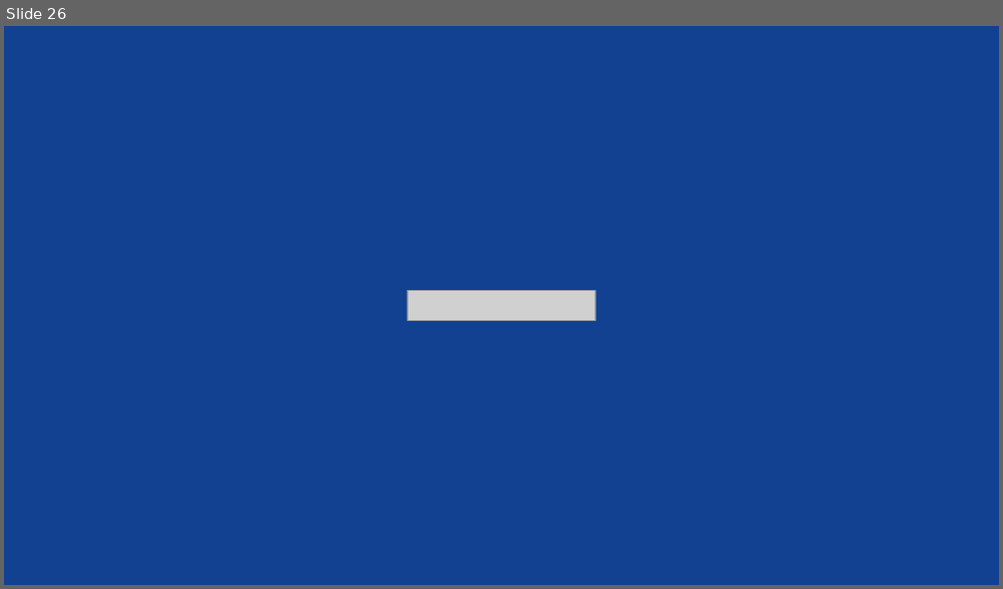
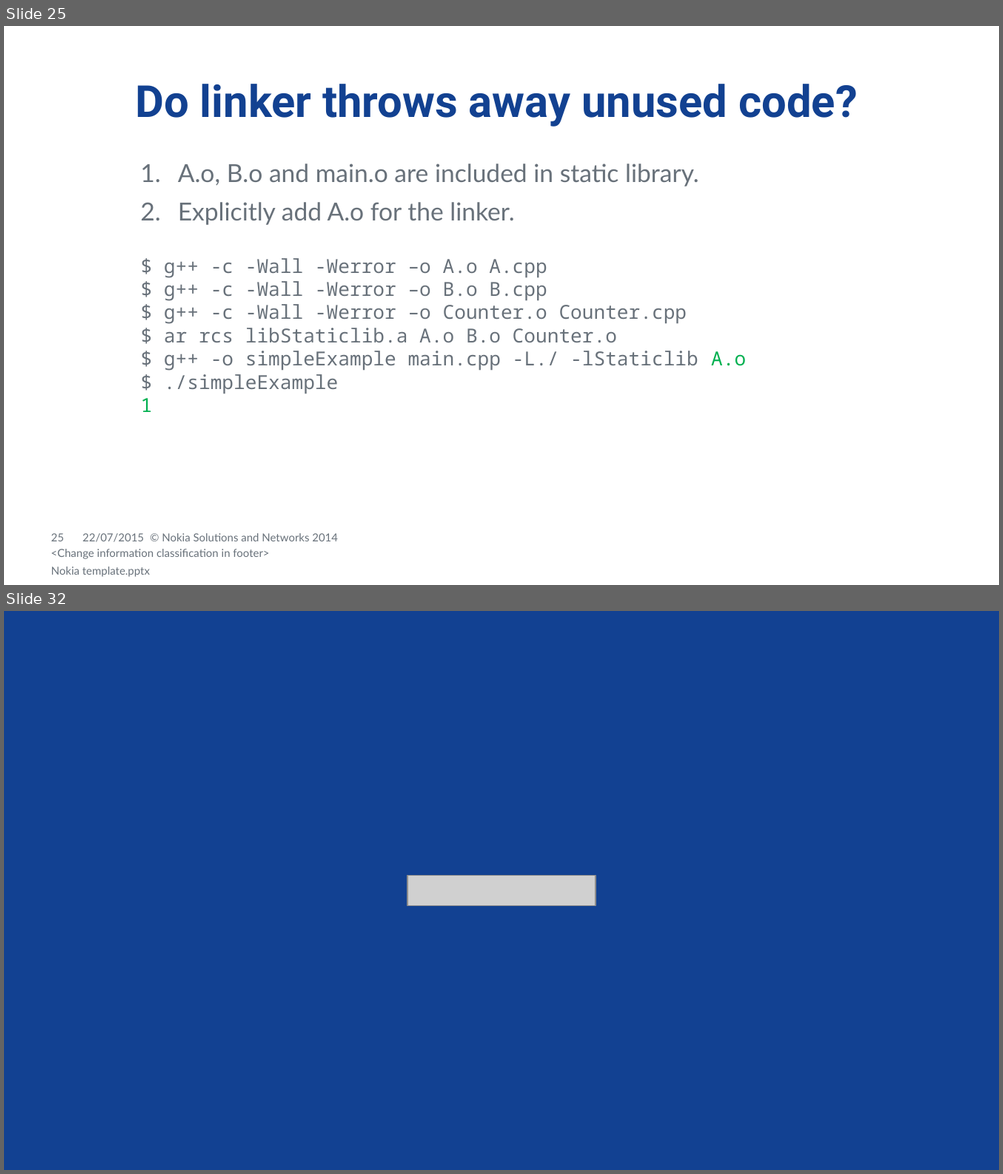
Before and after one commit to dendibakh/Linker, a slide deck: Diving into C++ linker.pptx. Shown one above the other, each under a label of ours: slide 26 before the commit, slides 25 and 32 after it; the slides between them are not shown. The pictures are 1003x589 and 1003x1174 pixels, drawn with LibreOffice and Linux fonts; fonts in the diff are those of the drawing; grey boxes stand for pictures; background and template pictures are left out. Boxes give left, top, right and bottom in pixels: in the first picture for what was removed or moved away, otherwise in the second. Text is boxed around its words. In the diff, an @@ line names an element or a change of style, - is before the commit and + after.

Commit message:
Added static library slides and example of throwing away unused code

```diff
--- a/Diving into C++ linker.pptx
+++ b/Diving into C++ linker.pptx
@@ slide 25 added at (x1=4, y1=26, x2=999, y2=585), background #FFFFFF @@
@@ line added from (50, 26) to (50, 585), #FFFFFF 0.25 pt @@
@@ line added from (946, 26) to (946, 585), #FFFFFF 0.25 pt @@
@@ line added from (4, 57) to (999, 57), #FFFFFF 0.25 pt @@
@@ line added from (4, 90) to (999, 90), #FFFFFF 0.25 pt @@
@@ title added at (x1=136, y1=84, x2=857, y2=127), 32 pt, text #124191, bold @@
+Do linker throws away unused code?
@@ line added from (4, 118) to (999, 118), #FFFFFF 0.25 pt @@
@@ line added from (999, 144) to (4, 144), #FFFFFF 0.25 pt @@
@@ text added at (x1=178, y1=164, x2=699, y2=225), 18 pt, text #68717A @@
+  1. A.o, B.o and main.o are included in static library.
+  2. Explicitly add A.o for the linker.
@@ text added at (x1=141, y1=258, x2=745, y2=412), 14 pt, text #68717A @@
+  $ g++ -c -Wall -Werror –o A.o A.cpp
+  $ g++ -c -Wall -Werror –o B.o B.cpp
+  $ g++ -c -Wall -Werror –o Counter.o Counter.cpp
+  $ ar rcs libStaticlib.a A.o B.o Counter.o
+  $ g++ -o simpleExample main.cpp -L./ -lStaticlib A.o
+  $ ./simpleExample
+  1
@@ line added from (999, 504) to (4, 504), #FFFFFF 0.25 pt @@
@@ line added from (4, 533) to (999, 533), #FFFFFF 0.25 pt @@
@@ page number added at (x1=51, y1=534, x2=64, y2=542), 8 pt, text #68717A @@
+25
@@ text added at (x1=82, y1=534, x2=144, y2=543), 8 pt, text #68717A @@
+22/07/2015
@@ text added at (x1=162, y1=534, x2=338, y2=542), 8 pt, text #68717A @@
+© Nokia Solutions and Networks 2014
@@ text added at (x1=51, y1=549, x2=269, y2=560), 8 pt, text #68717A @@
+<Change information classification in footer>
@@ line added from (4, 561) to (999, 561), #FFFFFF 0.25 pt @@
@@ text added at (x1=51, y1=567, x2=150, y2=577), 8 pt, text #68717A @@
+Nokia template.pptx
@@ what was slide 26 is now slide 32 @@
```
Also in this commit, not shown: 26 slides changed, 5 other slides added, 10 other files.
